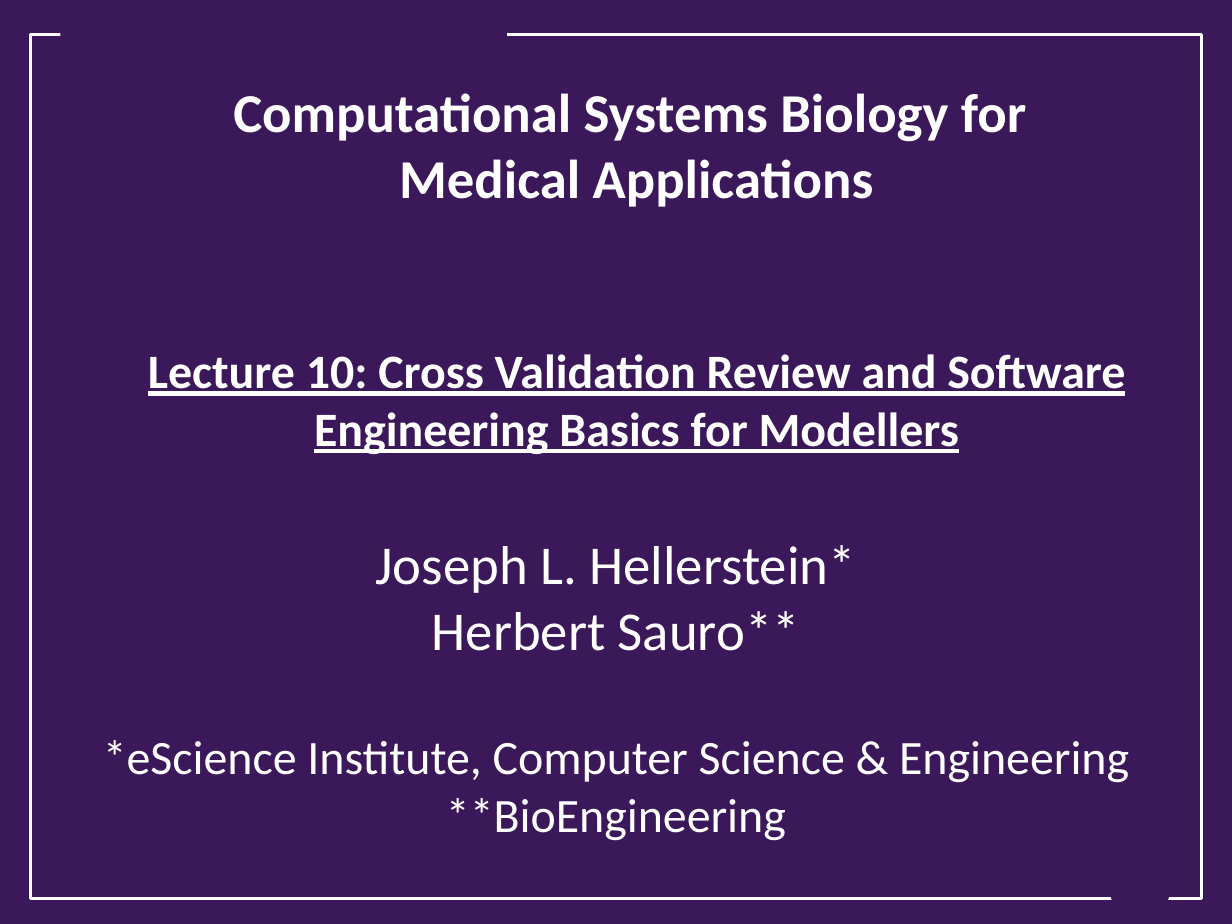
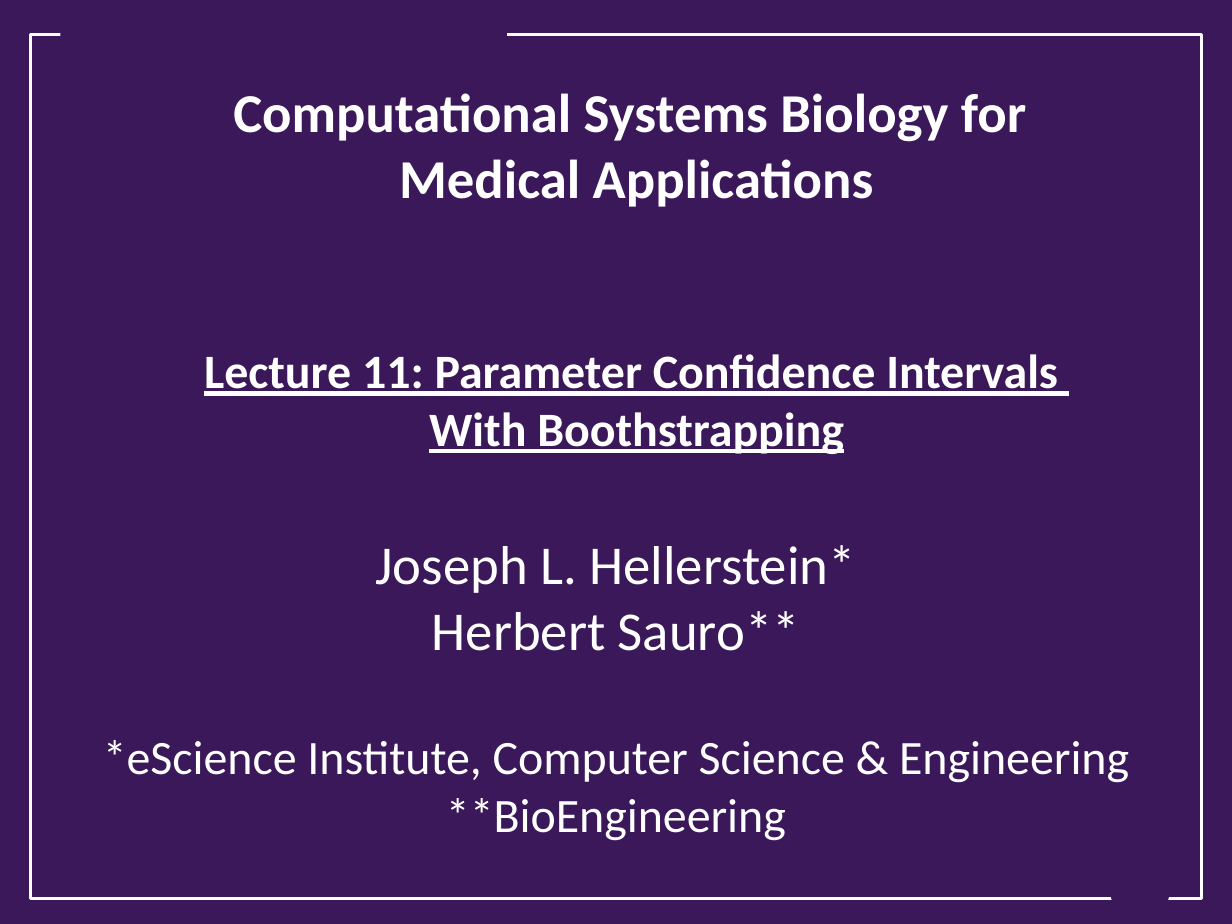
Before and after one commit to ModelEngineering/advancing-biomedical-models, a slide deck: slide 1 of lectures/lecture_11/Lecture_11_Parameter_Confidence_Intervals_With_Bootstrapping.pptx. Drawn at 1232x924 pixels with LibreOffice and Linux fonts; fonts in the diff are those of the drawing; background and template pictures are left out. Boxes give left, top, right and bottom in pixels: in the first picture for what was removed or moved away, otherwise in the second. Text is boxed around its words. In the diff, an @@ line names an element or a change of style, - is before the commit and + after.

Commit message:
Updated slides

```diff
--- a/lectures/lecture_11/Lecture_11_Parameter_Confidence_Intervals_With_Bootstrapping.pptx
+++ b/lectures/lecture_11/Lecture_11_Parameter_Confidence_Intervals_With_Bootstrapping.pptx
@@ title at (204, 93, 1058, 454): text changed @@
-Computational Systems Biology for
-Medical Applications
-Lecture 10: Cross Validation Review and Software Engineering Basics for Modellers
+Computational Systems Biology for
+Medical Applications
+Lecture 11: Parameter Confidence Intervals
+With Boothstrapping
```
Also in this commit, not shown: 2 other slides changed, 5 slides added, 1 slide removed.
